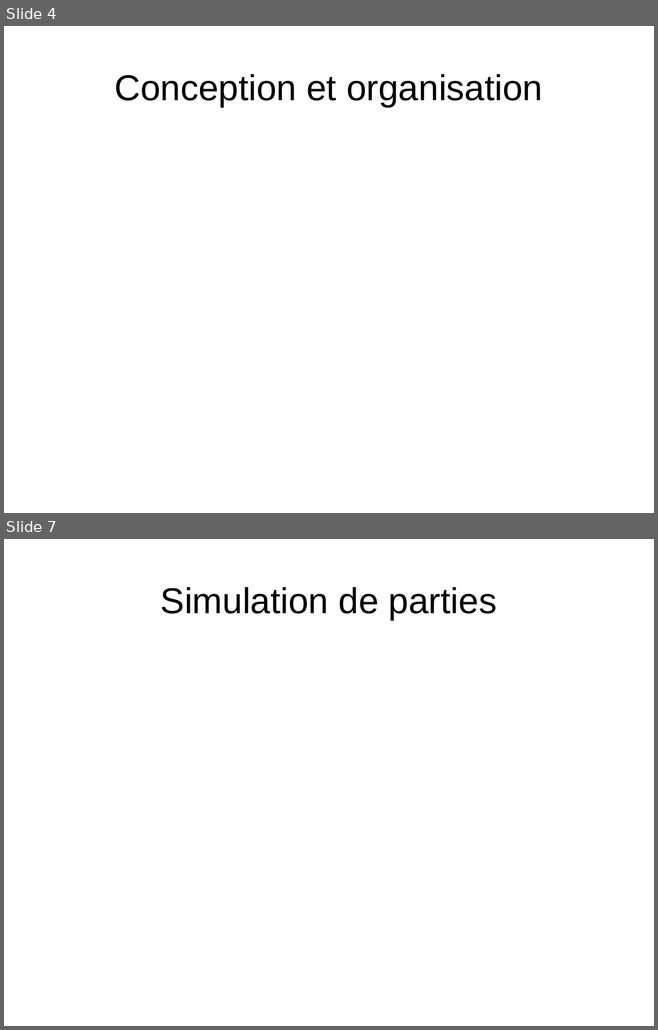
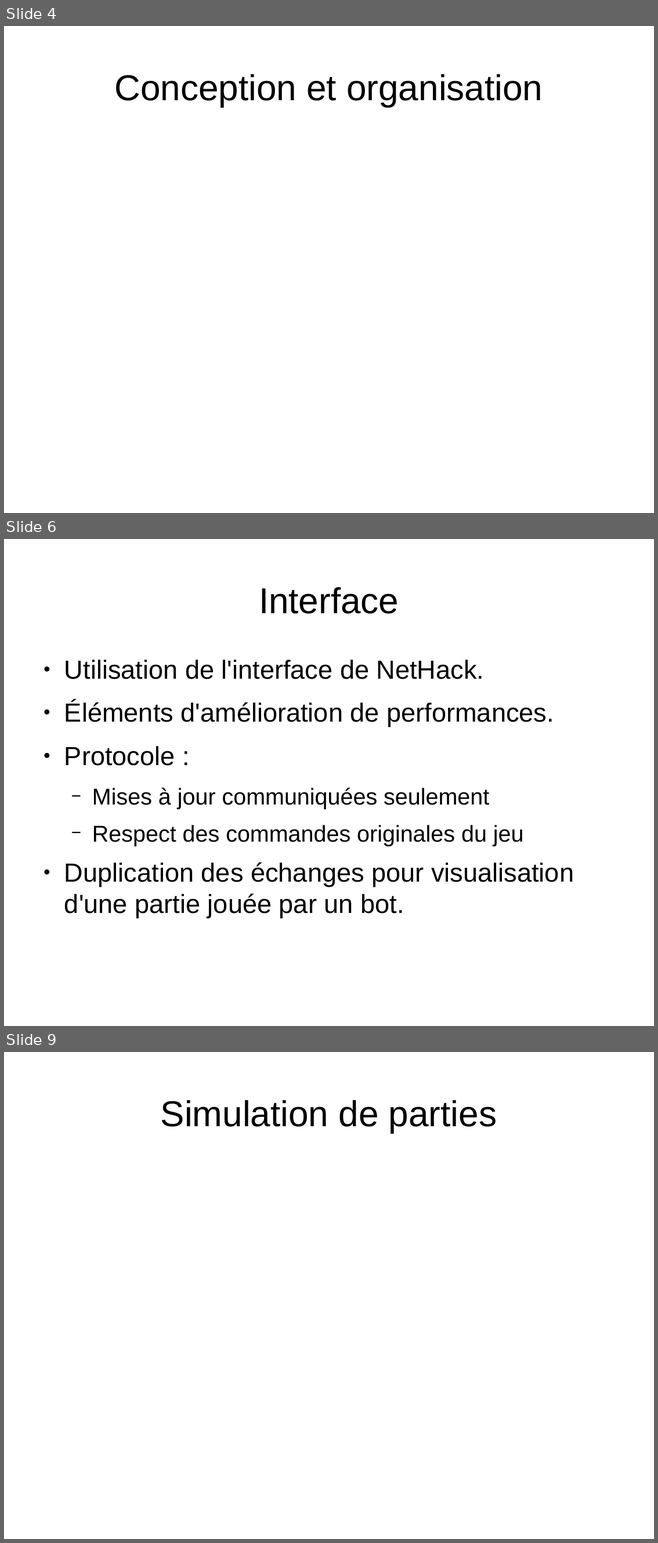
Before and after one commit to medrimonia/PFA-Nethack, a slide deck: papers/soutenance/soutenance.odp. Shown one above the other, each under a label of ours: slides 4 and 7 before the commit, slides 4, 6 and 9 after it; the slides between them are not shown. The pictures are 658x1030 and 658x1543 pixels, drawn with LibreOffice and Linux fonts; fonts in the diff are those of the drawing. Boxes give left, top, right and bottom in pixels: in the first picture for what was removed or moved away, otherwise in the second. Text is boxed around its words. In the diff, an @@ line names an element or a change of style, - is before the commit and + after.

```diff
--- a/papers/soutenance/soutenance.odp
+++ b/papers/soutenance/soutenance.odp
@@ slide 6 added at box(4, 539, 654, 1026), background #FFFFFF @@
@@ title added at box(259, 587, 398, 614), 44 pt, text #000000 @@
+Interface
@@ text added at box(64, 660, 574, 918), 32 pt, text #000000 @@
+● Utilisation de l'interface de NetHack.
+● Éléments d'amélioration de performances.
+● Protocole :
+  − Mises à jour communiquées seulement
+  − Respect des commandes originales du jeu
+● Duplication des échanges pour visualisation d'une partie jouée par un bot.
@@ what was slide 7 is now slide 9 @@
```
Also in this commit, not shown: 2 slides changed, 4 other slides added, 3 slides removed.
